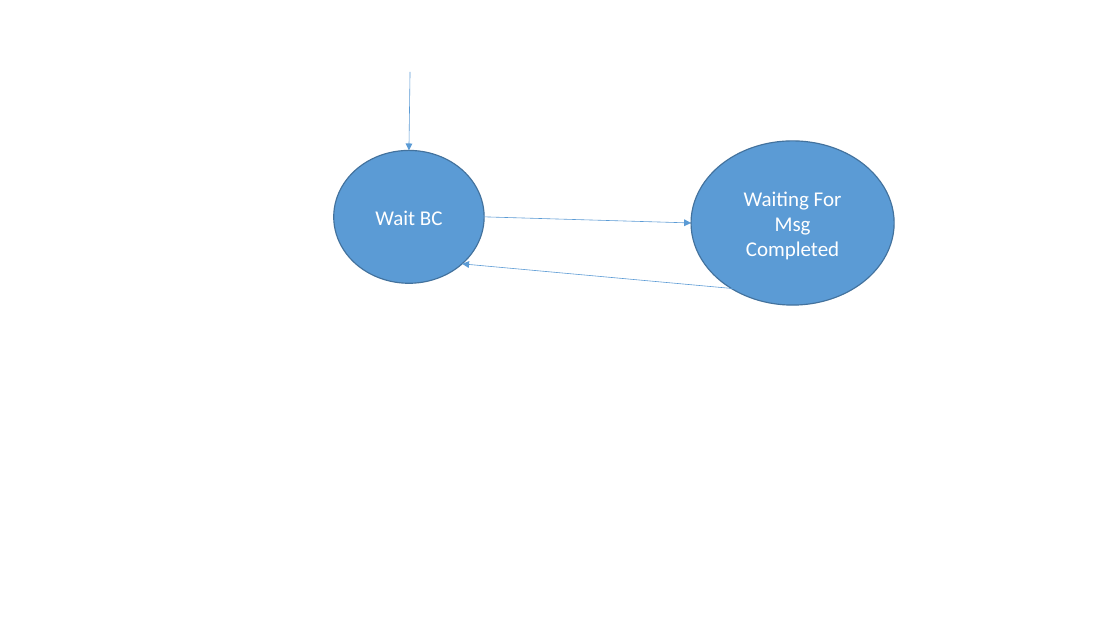
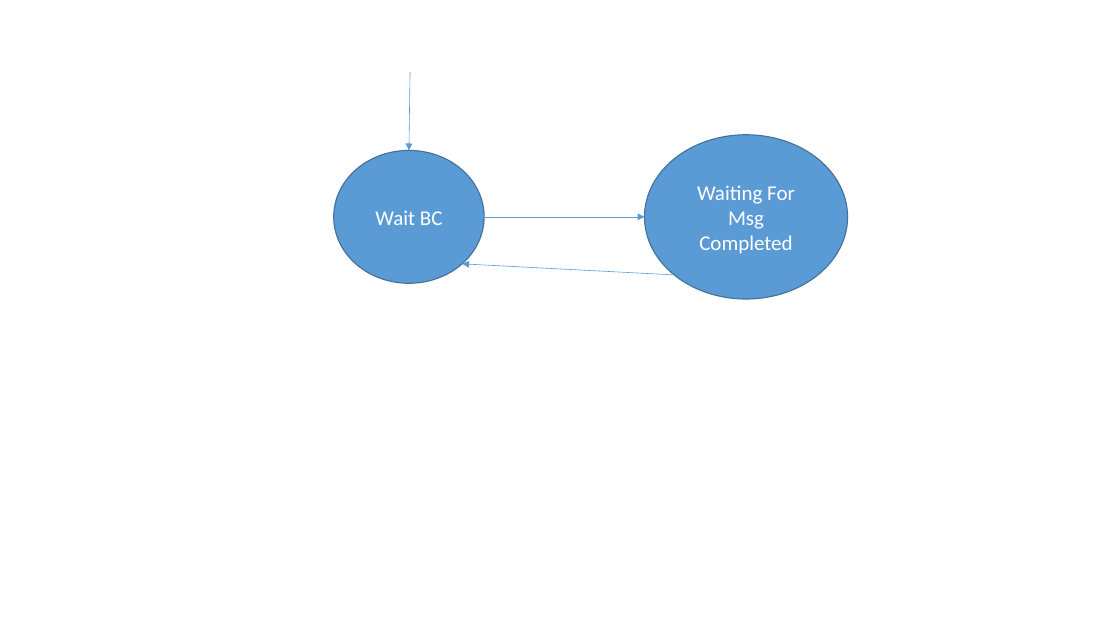
Before and after one commit to axperotto/ConsoleApplicationC, a slide deck: slide 5 of Presentazione standard1.pptx. Drawn at 1120x630 pixels with LibreOffice and Linux fonts; fonts in the diff are those of the drawing. Boxes give left, top, right and bottom in pixels: in the first picture for what was removed or moved away, otherwise in the second. Text is boxed around its words. In the diff, an @@ line names an element or a change of style, - is before the commit and + after.

```diff
--- a/Presentazione standard1.pptx
+++ b/Presentazione standard1.pptx
@@ ellipse "Waiting For Msg Completed": place and size @@
-ellipse "Waiting For Msg Completed" at box(691, 141, 895, 305)
+ellipse "Waiting For Msg Completed" at box(644, 134, 848, 298)
@@ arrow moved from (484, 217) - (691, 223) to (484, 217) - (644, 217) @@
@@ arrow moved from (793, 294) - (462, 264) to (675, 275) - (462, 264) @@
```
Also in this commit, not shown: 18 other files.
